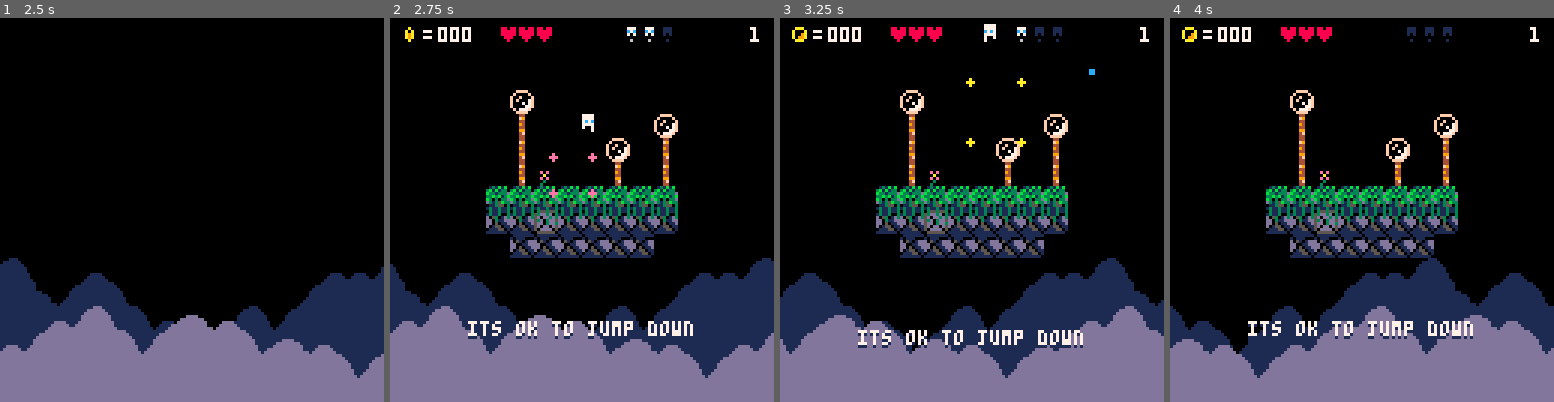
Above: before the commit, frames 1-4 (left to right).
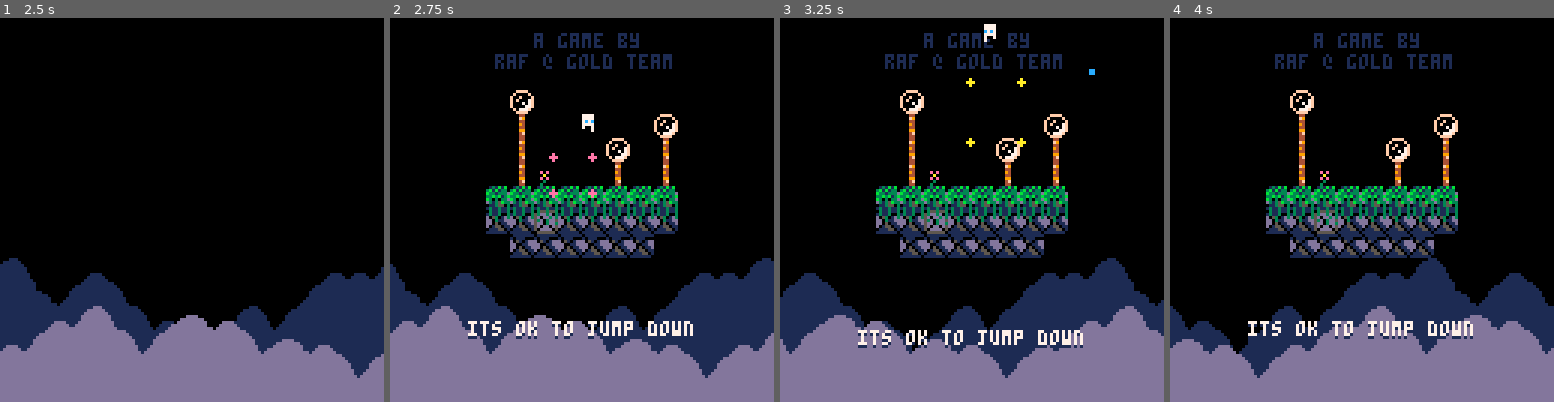
Above: after the commit, the same moments.

Repository: rdelos747/pico8
Game: PICO-8 cartridge jumper.p8
Two runs of this game, one before a commit and one after it. Both use one fixed random seed, a clock stepped at 60 frames per second and the inputs below.
Inputs:
- Up to frame 1 (2.5 s): tap X (X key) at 0.33, 1.07, 1.85 s; tap O (Z key) at 0.7, 1.7, 2.1 s; hold Right 1.6-2.1 s; hold Up 2.15-2.42 s; hold Right from 2.47 s (still down)
- Up to frame 2 (2.75 s): keep holding Right; tap O (Z key) at 2.5 s
- Up to frame 3 (3.25 s): tap O (Z key) at 2.9 s; tap X (X key) at 2.97 s; release Right at 3.03 s; hold Left from 3.08 s (still down)
- Up to frame 4 (4 s): tap O (Z key) at 3.3, 3.7 s; release Left at 3.58 s; hold Down 3.63-3.97 s

Frame 1 is identical in both runs. In frame 2, 2.0% of the frame differs, in the area x 3-97%, y 2-14%; in frame 3, 2.0%; in frame 4, 2.1%.

Commit message:
Wed Jul 24 18:04:53 EDT 2019

Diff:
--- a/jumper.p8
+++ b/jumper.p8
@@ -193,6 +193,8 @@
 		return
 	end
 
+	if(l_num==1)draw_creds()
+
 	if scroll==0 then
 		draw_level()
 		draw_sprinkles()
@@ -205,7 +207,7 @@
 		draw_scroll()
 	end
 	if hit<=0 or flr(hit)%2==0 then
-		draw_hud()
+		if(l_num>1)draw_hud()
 		draw_player()
 	end
 	if l_type=="shop" then
@@ -260,6 +262,12 @@
 -- ===================
 function init_hud()
 	hud={tm=0}
+end
+
+function draw_creds()
+	print("a game by",48,5,1)
+	print("raf @ gold team",
+		35,12,1)
 end
 
 function draw_hud()
@@ -548,7 +556,11 @@
 end
 
 function player_hit(x,y)
-	if(hit>0 or pp.hit>0)return
+	if hit>0 or
+				pp.hit>0 or
+				pp.can_die then
+		return
+	end
 	pp.hp-=1
 	pp.hit=5
 	//set_hit()
@@ -638,7 +650,9 @@
 		print(total_lvls,70,61,3)
 		print(total_lvls,70,60,11)
 		print("press ❎ to continue",
-			20,100,7)
+			24,101,1)
+		print("press ❎ to continue",
+			24,100,7)
 	end
 end
 
